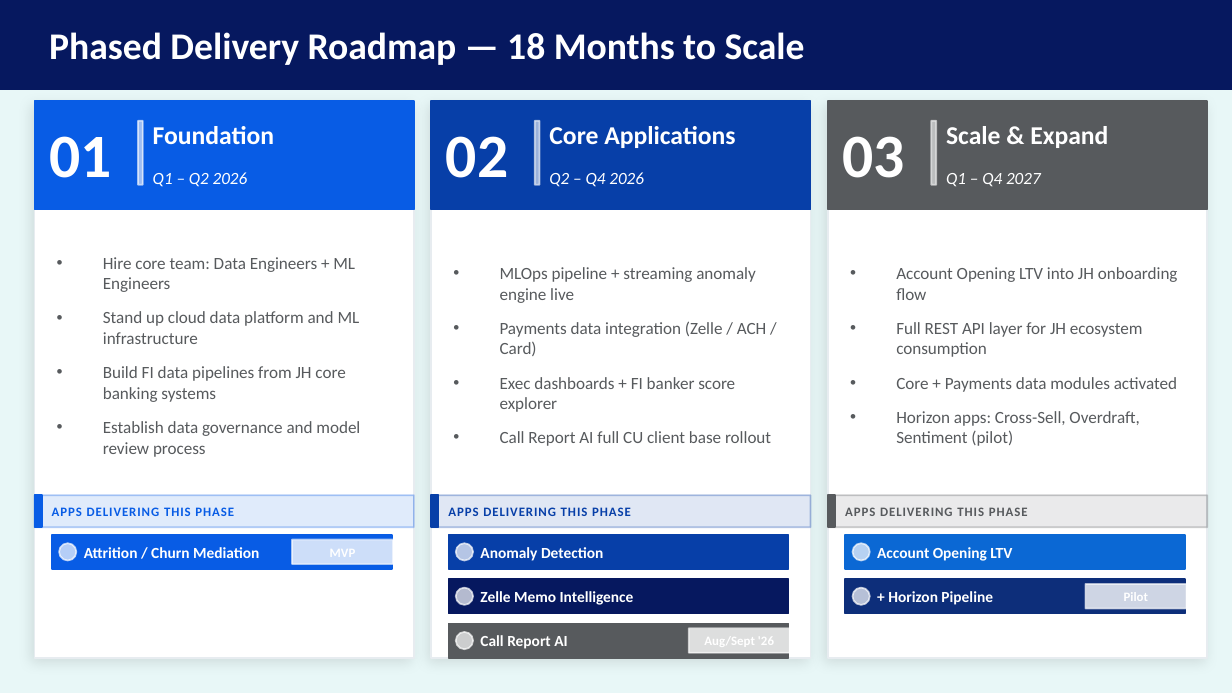
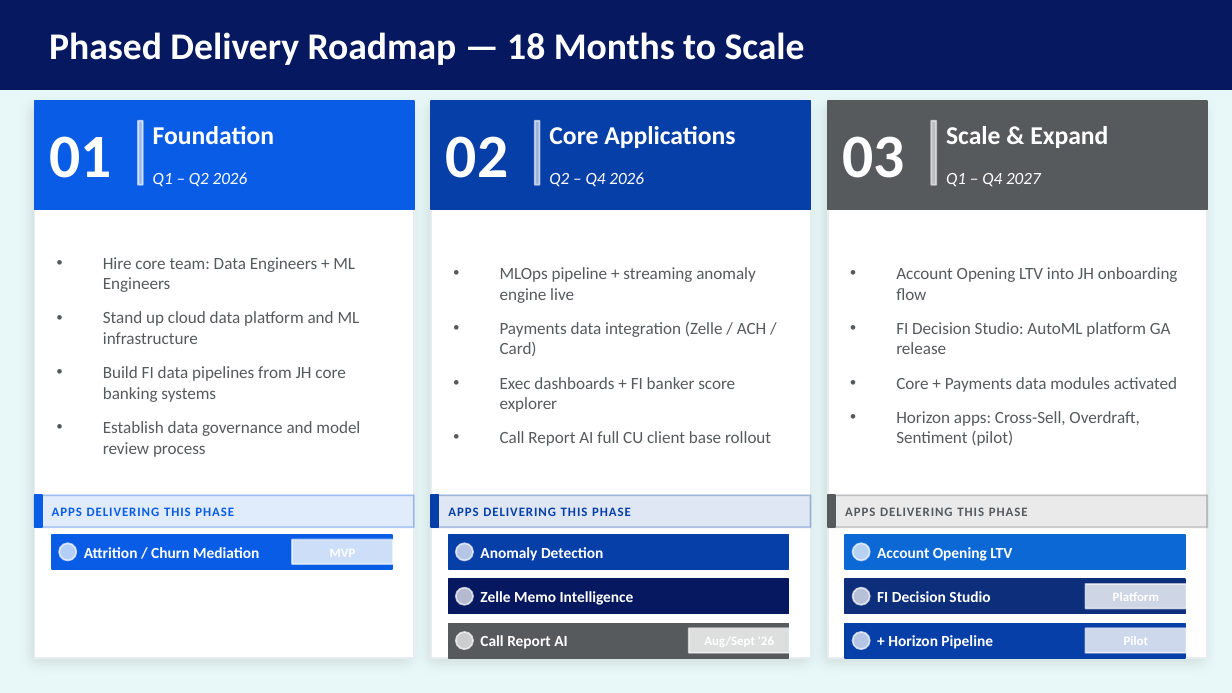
Before and after one commit to MonkeyWrenchGang/jhai_presentations, a slide deck: slide 20 of JH_DS_Strategy_JHBI.pptx (slide 19 before the commit). Drawn at 1232x693 pixels with LibreOffice and Linux fonts; fonts in the diff are those of the drawing. Boxes give left, top, right and bottom in pixels: in the first picture for what was removed or moved away, otherwise in the second. Text is boxed around its words. In the diff, an @@ line names an element or a change of style, - is before the commit and + after.

```diff
--- a/JH_DS_Strategy_JHBI.pptx
+++ b/JH_DS_Strategy_JHBI.pptx
@@ text at (x1=896, y1=322, x2=1171, y2=354): text changed @@
-• Full REST API layer for JH ecosystem consumption
+• FI Decision Studio: AutoML platform GA release
@@ text added at (x1=877, y1=591, x2=990, y2=602), 9 pt, text #FFFFFF, bold @@
+FI Decision Studio
@@ text added at (x1=1113, y1=592, x2=1159, y2=601), 7.5 pt, text #FFFFFF, bold @@
+Platform
@@ rectangle added at (x1=845, y1=623, x2=1185, y2=658), fill #073FA8, outline #073FA8 1 pt @@
@@ text "+ Horizon Pipeline" moved from (x1=888, y1=591, x2=993, y2=605) to (x1=888, y1=635, x2=993, y2=649) @@
@@ text "Pilot" moved from (x1=1124, y1=592, x2=1149, y2=601) to (x1=1124, y1=636, x2=1149, y2=645) @@
@@ rectangle added at (x1=1085, y1=628, x2=1186, y2=653), fill #FFFFFF at 80% opacity, outline #FFFFFF 1 pt @@
@@ ellipse added at (x1=853, y1=632, x2=870, y2=649), fill #FFFFFF at 70% opacity, outline #FFFFFF 1 pt @@
```
Also in this commit, not shown: 3 other slides changed, 1 slide added.
